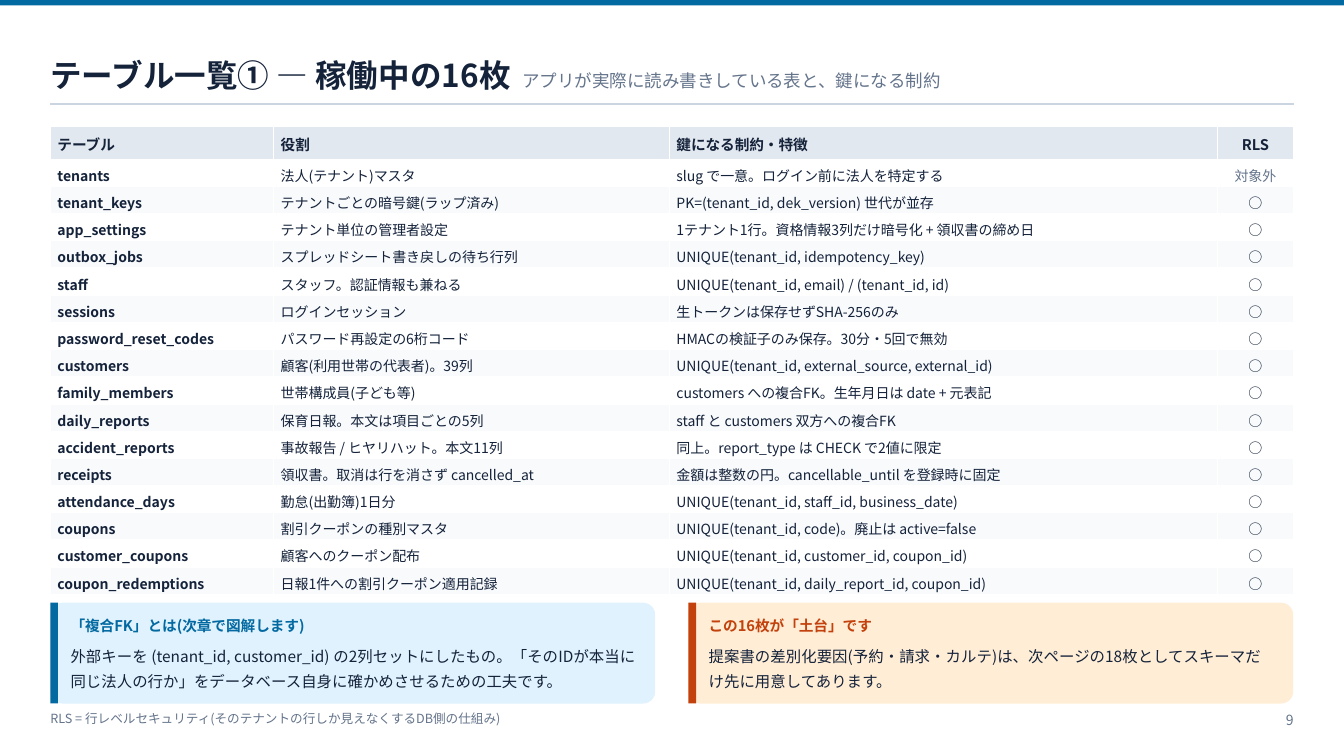
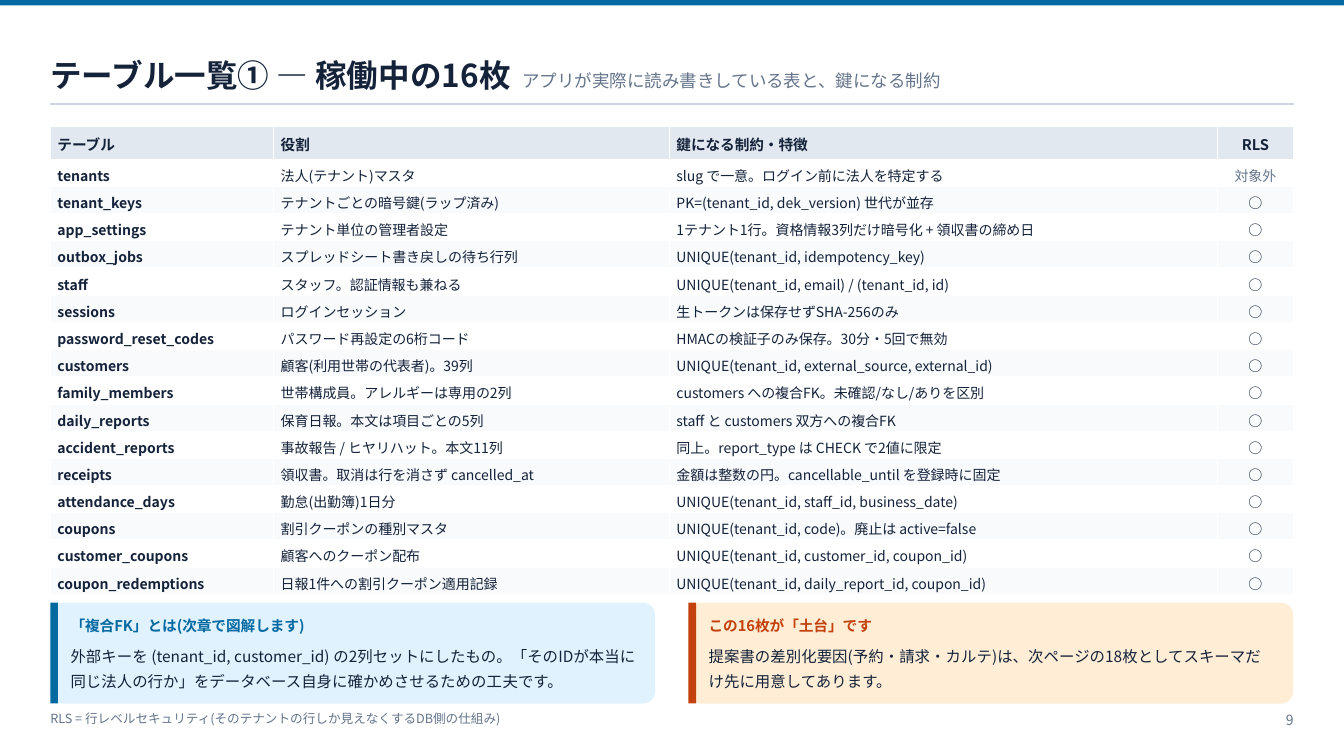
Before and after one commit to ohru131/katahimo-app, a slide deck: slide 9 of doc/slides/db-review.pptx. Drawn at 1344x756 pixels with LibreOffice and Linux fonts; fonts in the diff are those of the drawing. Boxes give left, top, right and bottom in pixels: in the first picture for what was removed or moved away, otherwise in the second. Text is boxed around its words. In the diff, an @@ line names an element or a change of style, - is before the commit and + after.

```diff
--- a/doc/slides/db-review.pptx
+++ b/doc/slides/db-review.pptx
@@ table at <box>50,126,1295,597</box> @@
-row 10, column 2: 世帯構成員(子ども等)
+row 10, column 2: 世帯構成員。アレルギーは専用の2列
-row 10, column 3: customers への複合FK。生年月日は date + 元表記
+row 10, column 3: customers への複合FK。未確認/なし/ありを区別
```
Also in this commit, not shown: 11 other files.
